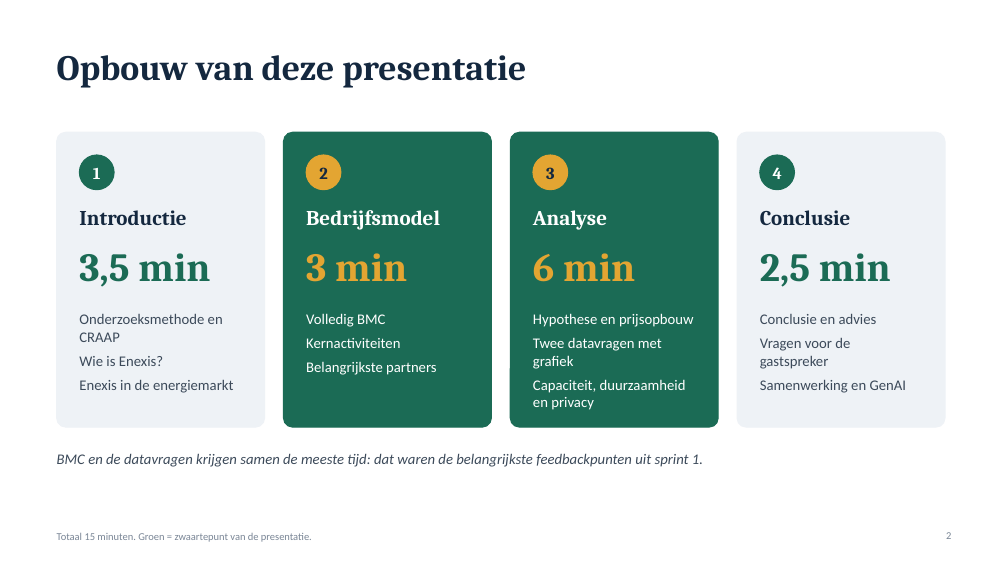
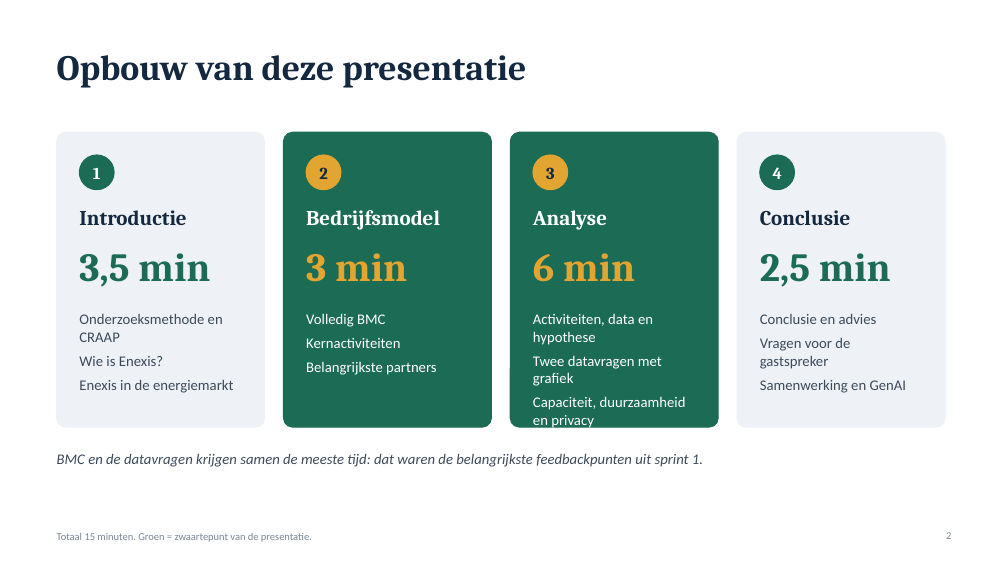
Before and after one commit to FreeWRATH/-betterfish, a slide deck: slide 2 of datalab-sprint2/Datalab1_Presentatie_Sprint1en2_Enexis.pptx. Drawn at 1008x567 pixels with LibreOffice and Linux fonts; fonts in the diff are those of the drawing. Boxes give left, top, right and bottom in pixels: in the first picture for what was removed or moved away, otherwise in the second. Text is boxed around its words. In the diff, an @@ line names an element or a change of style, - is before the commit and + after.

```diff
--- a/datalab-sprint2/Datalab1_Presentatie_Sprint1en2_Enexis.pptx
+++ b/datalab-sprint2/Datalab1_Presentatie_Sprint1en2_Enexis.pptx
@@ text at (533,314,653,345): text changed @@
-Hypothese en prijsopbouw
+Activiteiten, data en hypothese
```
Also in this commit, not shown: 2 other slides changed, 1 slide added, 3 other files.
